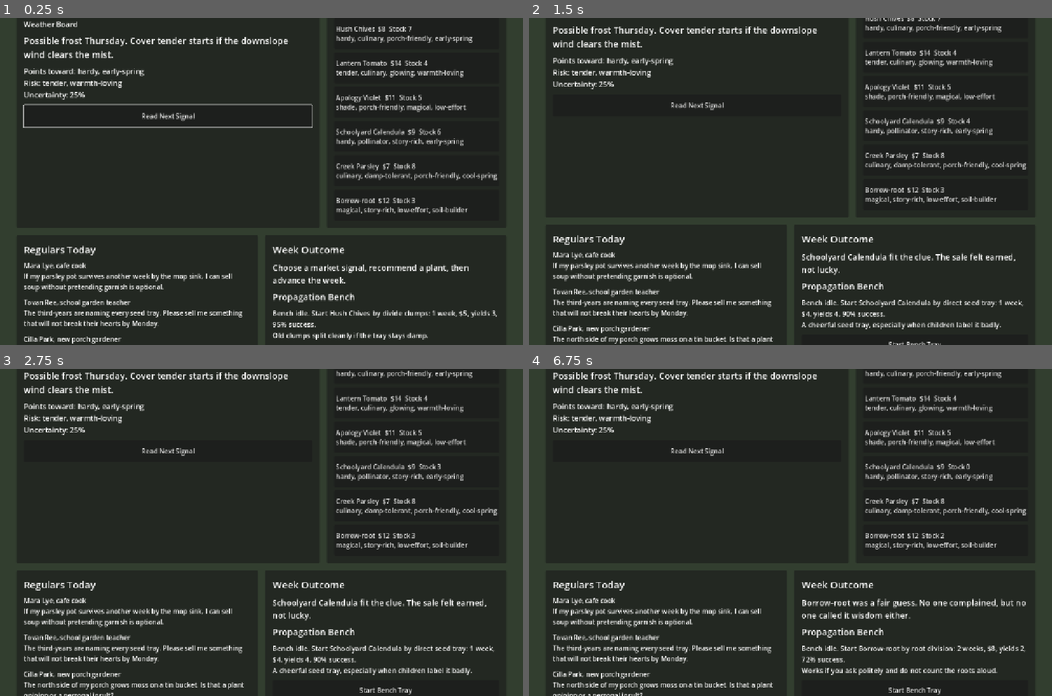
Above: before the commit, frames 1-4 (two rows, left to right).
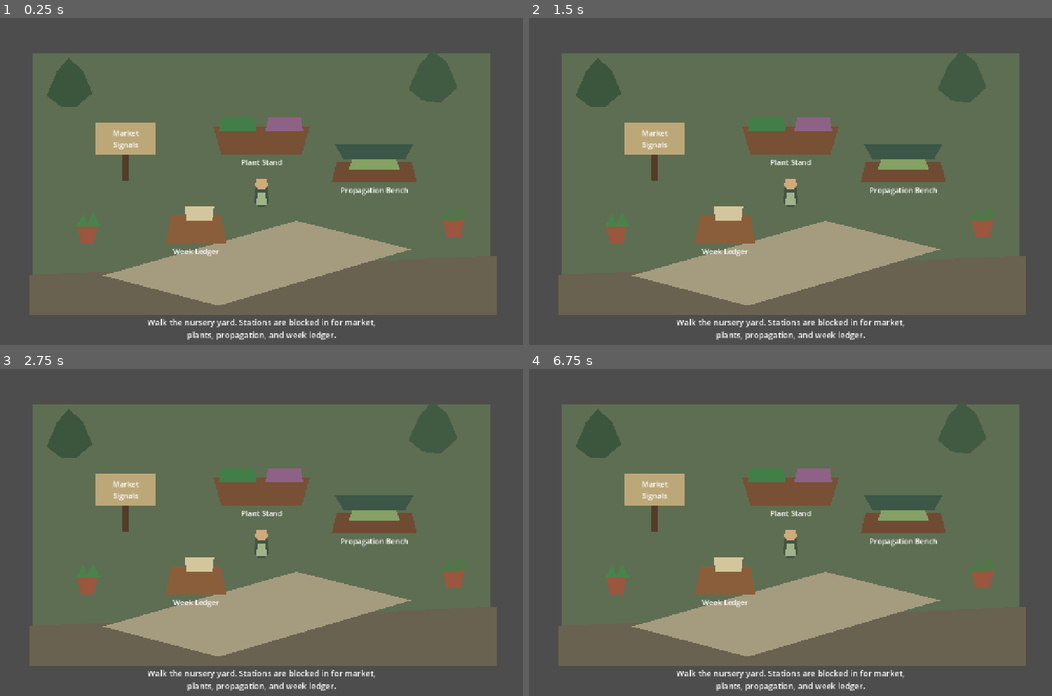
Above: after the commit, the same moments.

Repository: ethan-adams/garden-nursery
Game: Godot game, scene res://scenes/main/main.tscn
Same seed, same stepped clock (60 frames per second), same inputs: the game is played once before the commit and once after it.
Inputs (mouse positions are in pixels of both pictures, inside the frame that each line leads up to):
- Up to frame 1 (0.25 s): no input
- Up to frame 2 (1.5 s): click (947, 135) at 0.5 s, where only the run before the commit has a clickable "Schoolyard Calendula $9 Stock…"; click (947, 132) at 1.25 s, where only the run before the commit has a clickable "Schoolyard Calendula $9 Stock…"
- Up to frame 3 (2.75 s): click (418, 476) at 2 s, where only the run before the commit has a clickable "Schoolyard Calendula $9 Stock…"
- Up to frame 4 (6.75 s): click (947, 470) at 2.75 s, where only the run before the commit has a clickable "Schoolyard Calendula $9 Stock…"; click (947, 470) at 3.5 s, where only the run before the commit has a clickable "Schoolyard Calendula $9 Stock…"; click (947, 470) at 4.25 s, where only the run before the commit has a clickable "Schoolyard Calendula $9 Stock…"; click (947, 470) at 5 s, where only the run before the commit has a clickable "Schoolyard Calendula $9 Stock…"; click (947, 470) at 5.75 s, where only the run before the commit has a clickable "Schoolyard Calendula $9 Stock…"; click (947, 539) at 6.5 s, where only the run before the commit has a clickable "Borrow-root $12 Stock 3 magic…"

The runs differ from the first frame. In frame 1, 98% of the frame differs, in the area x 0-100%, y 0-100%; in frame 2, 98%; in frame 3, 98%; in frame 4, 98%.

Commit message:
feat: add walkable nursery yard foundation

Diff:
--- a/godot/scenes/main/main.tscn
+++ b/godot/scenes/main/main.tscn
@@ -1,6 +1,6 @@
 [gd_scene load_steps=2 format=3 uid="uid://garden_nursery_main"]
 
-[ext_resource type="PackedScene" path="res://scenes/nursery/nursery_stand.tscn" id="1_stand"]
+[ext_resource type="PackedScene" path="res://scenes/nursery/nursery_yard.tscn" id="1_yard"]
 
 [node name="Main" type="Control"]
 layout_mode = 3
@@ -10,10 +10,4 @@
 grow_horizontal = 2
 grow_vertical = 2
 
-[node name="NurseryStand" parent="." instance=ExtResource("1_stand")]
-layout_mode = 1
-anchors_preset = 15
-anchor_right = 1.0
-anchor_bottom = 1.0
-grow_horizontal = 2
-grow_vertical = 2
+[node name="NurseryYard" parent="." instance=ExtResource("1_yard")]
--- /dev/null
+++ b/godot/scenes/nursery/nursery_yard.tscn
@@ -0,0 +1,181 @@
+[gd_scene load_steps=6 format=3 uid="uid://garden_nursery_yard"]
+
+[ext_resource type="PackedScene" path="res://scenes/player/player.tscn" id="1_player"]
+
+[sub_resource type="RectangleShape2D" id="RectangleShape2D_signal"]
+size = Vector2(170, 160)
+
+[sub_resource type="RectangleShape2D" id="RectangleShape2D_stand"]
+size = Vector2(260, 150)
+
+[sub_resource type="RectangleShape2D" id="RectangleShape2D_bench"]
+size = Vector2(230, 150)
+
+[sub_resource type="RectangleShape2D" id="RectangleShape2D_ledger"]
+size = Vector2(170, 140)
+
+[node name="NurseryYard" type="Node2D"]
+
+[node name="Ground" type="Polygon2D" parent="."]
+color = Color(0.372549, 0.431373, 0.321569, 1)
+polygon = PackedVector2Array(80, 88, 1200, 88, 1200, 720, 80, 720)
+
+[node name="WetLane" type="Polygon2D" parent="."]
+color = Color(0.415686, 0.384314, 0.313726, 1)
+polygon = PackedVector2Array(72, 628, 1216, 582, 1216, 726, 72, 726)
+
+[node name="Footpath" type="Polygon2D" parent="."]
+color = Color(0.65098, 0.615686, 0.501961, 1)
+polygon = PackedVector2Array(252, 630, 726, 496, 1006, 566, 535, 704)
+
+[node name="OrchardEdge" type="Node2D" parent="."]
+
+[node name="Tree1" type="Polygon2D" parent="OrchardEdge"]
+position = Vector2(168, 172)
+color = Color(0.231373, 0.337255, 0.239216, 1)
+polygon = PackedVector2Array(-54, 18, -28, -42, 0, -74, 34, -44, 58, 12, 18, 46, -20, 44)
+
+[node name="Tree2" type="Polygon2D" parent="OrchardEdge"]
+position = Vector2(1058, 160)
+color = Color(0.254902, 0.360784, 0.258824, 1)
+polygon = PackedVector2Array(-58, 14, -30, -48, 2, -82, 38, -48, 62, 10, 20, 48, -24, 42)
+
+[node name="SignalBoardStation" type="Area2D" parent="."]
+position = Vector2(308, 322)
+
+[node name="Post" type="Polygon2D" parent="SignalBoardStation"]
+color = Color(0.333333, 0.235294, 0.168627, 1)
+polygon = PackedVector2Array(-8, -12, 8, -12, 8, 78, -8, 78)
+
+[node name="Board" type="Polygon2D" parent="SignalBoardStation"]
+color = Color(0.737255, 0.654902, 0.47451, 1)
+polygon = PackedVector2Array(-74, -66, 74, -66, 74, 12, -74, 12)
+
+[node name="SignalLabel" type="Label" parent="SignalBoardStation"]
+offset_left = -68.0
+offset_top = -54.0
+offset_right = 68.0
+offset_bottom = -12.0
+theme_override_font_sizes/font_size = 18
+text = "Market
+Signals"
+horizontal_alignment = 1
+
+[node name="CollisionShape2D" type="CollisionShape2D" parent="SignalBoardStation"]
+shape = SubResource("RectangleShape2D_signal")
+
+[node name="PlantStandStation" type="Area2D" parent="."]
+position = Vector2(640, 300)
+
+[node name="Table" type="Polygon2D" parent="PlantStandStation"]
+color = Color(0.470588, 0.313726, 0.211765, 1)
+polygon = PackedVector2Array(-118, -34, 118, -34, 98, 34, -98, 34)
+
+[node name="HerbTray" type="Polygon2D" parent="PlantStandStation"]
+position = Vector2(-58, -38)
+color = Color(0.262745, 0.498039, 0.282353, 1)
+polygon = PackedVector2Array(-40, -18, 40, -18, 46, 14, -46, 14)
+
+[node name="FlowerTray" type="Polygon2D" parent="PlantStandStation"]
+position = Vector2(56, -38)
+color = Color(0.560784, 0.384314, 0.533333, 1)
+polygon = PackedVector2Array(-40, -18, 40, -18, 46, 14, -46, 14)
+
+[node name="StandLabel" type="Label" parent="PlantStandStation"]
+offset_left = -92.0
+offset_top = 40.0
+offset_right = 92.0
+offset_bottom = 72.0
+theme_override_font_sizes/font_size = 18
+text = "Plant Stand"
+horizontal_alignment = 1
+
+[node name="CollisionShape2D" type="CollisionShape2D" parent="PlantStandStation"]
+shape = SubResource("RectangleShape2D_stand")
+
+[node name="PropagationBenchStation" type="Area2D" parent="."]
+position = Vector2(916, 380)
+
+[node name="BenchTop" type="Polygon2D" parent="PropagationBenchStation"]
+color = Color(0.439216, 0.294118, 0.2, 1)
+polygon = PackedVector2Array(-92, -28, 92, -28, 104, 22, -104, 22)
+
+[node name="ShadeCloth" type="Polygon2D" parent="PropagationBenchStation"]
+position = Vector2(0, -56)
+color = Color(0.219608, 0.329412, 0.278431, 0.9)
+polygon = PackedVector2Array(-96, -14, 96, -14, 76, 20, -76, 20)
+
+[node name="SeedTray" type="Polygon2D" parent="PropagationBenchStation"]
+position = Vector2(0, -22)
+color = Color(0.521569, 0.631373, 0.396078, 1)
+polygon = PackedVector2Array(-54, -14, 54, -14, 62, 12, -62, 12)
+
+[node name="BenchLabel" type="Label" parent="PropagationBenchStation"]
+offset_left = -104.0
+offset_top = 28.0
+offset_right = 104.0
+offset_bottom = 58.0
+theme_override_font_sizes/font_size = 18
+text = "Propagation Bench"
+horizontal_alignment = 1
+
+[node name="CollisionShape2D" type="CollisionShape2D" parent="PropagationBenchStation"]
+shape = SubResource("RectangleShape2D_bench")
+
+[node name="LedgerStation" type="Area2D" parent="."]
+position = Vector2(480, 520)
+
+[node name="Crate" type="Polygon2D" parent="LedgerStation"]
+color = Color(0.545098, 0.372549, 0.235294, 1)
+polygon = PackedVector2Array(-62, -36, 62, -36, 74, 32, -74, 32)
+
+[node name="Ledger" type="Polygon2D" parent="LedgerStation"]
+position = Vector2(8, -42)
+color = Color(0.831373, 0.780392, 0.615686, 1)
+polygon = PackedVector2Array(-36, -18, 36, -18, 32, 18, -32, 18)
+
+[node name="LedgerLabel" type="Label" parent="LedgerStation"]
+offset_left = -70.0
+offset_top = 38.0
+offset_right = 70.0
+offset_bottom = 68.0
+theme_override_font_sizes/font_size = 18
+text = "Week Ledger"
+horizontal_alignment = 1
+
+[node name="CollisionShape2D" type="CollisionShape2D" parent="LedgerStation"]
+shape = SubResource("RectangleShape2D_ledger")
+
+[node name="PorchPots" type="Node2D" parent="."]
+
+[node name="PotA" type="Polygon2D" parent="PorchPots"]
+position = Vector2(214, 524)
+color = Color(0.607843, 0.341176, 0.247059, 1)
+polygon = PackedVector2Array(-24, -12, 24, -12, 16, 28, -16, 28)
+
+[node name="PlantA" type="Polygon2D" parent="PorchPots/PotA"]
+position = Vector2(0, -20)
+color = Color(0.282353, 0.513726, 0.298039, 1)
+polygon = PackedVector2Array(-30, 8, -10, -24, 0, 0, 14, -28, 32, 6)
+
+[node name="PotB" type="Polygon2D" parent="PorchPots"]
+position = Vector2(1110, 506)
+color = Color(0.607843, 0.341176, 0.247059, 1)
+polygon = PackedVector2Array(-26, -12, 26, -12, 18, 30, -18, 30)
+
+[node name="PlantB" type="Polygon2D" parent="PorchPots/PotB"]
+position = Vector2(0, -20)
+color = Color(0.313726, 0.470588, 0.282353, 1)
+polygon = PackedVector2Array(-32, 10, -12, -22, 2, -4, 18, -30, 34, 8)
+
+[node name="Player" parent="." instance=ExtResource("1_player")]
+
+[node name="YardHint" type="Label" parent="."]
+offset_left = 356.0
+offset_top = 730.0
+offset_right = 924.0
+offset_bottom = 770.0
+theme_override_font_sizes/font_size = 20
+text = "Walk the nursery yard. Stations are blocked in for market, plants, propagation, and week ledger."
+horizontal_alignment = 1
+autowrap_mode = 3
--- /dev/null
+++ b/godot/scenes/player/player.tscn
@@ -0,0 +1,35 @@
+[gd_scene load_steps=3 format=3 uid="uid://garden_nursery_player"]
+
+[ext_resource type="Script" path="res://scripts/player/player_controller.gd" id="1_player_controller"]
+
+[sub_resource type="CapsuleShape2D" id="CapsuleShape2D_player"]
+radius = 18.0
+height = 44.0
+
+[node name="Player" type="CharacterBody2D"]
+position = Vector2(640, 438)
+script = ExtResource("1_player_controller")
+
+[node name="CollisionShape2D" type="CollisionShape2D" parent="."]
+shape = SubResource("CapsuleShape2D_player")
+
+[node name="Body" type="Polygon2D" parent="."]
+color = Color(0.254902, 0.333333, 0.278431, 1)
+polygon = PackedVector2Array(-15, -22, 15, -22, 18, 12, 8, 25, -8, 25, -18, 12)
+
+[node name="Apron" type="Polygon2D" parent="."]
+color = Color(0.631373, 0.705882, 0.545098, 1)
+polygon = PackedVector2Array(-10, -11, 10, -11, 13, 20, -13, 20)
+
+[node name="Head" type="Polygon2D" parent="."]
+color = Color(0.823529, 0.666667, 0.490196, 1)
+polygon = PackedVector2Array(-12, -45, 12, -45, 15, -28, 8, -18, -8, -18, -15, -28)
+
+[node name="Camera2D" type="Camera2D" parent="."]
+enabled = true
+position_smoothing_enabled = true
+position_smoothing_speed = 6.0
+limit_left = 120
+limit_top = 80
+limit_right = 1160
+limit_bottom = 720
--- /dev/null
+++ b/godot/scripts/player/player_controller.gd
@@ -0,0 +1,10 @@
+extends CharacterBody2D
+
+@export var move_speed := 230.0
+@export var acceleration := 14.0
+
+func _physics_process(delta: float) -> void:
+	var input_direction := Input.get_vector("ui_left", "ui_right", "ui_up", "ui_down")
+	var target_velocity := input_direction * move_speed
+	velocity = velocity.lerp(target_velocity, min(1.0, acceleration * delta))
+	move_and_slide()
Not shown, changed: docs/issue-backlog.md
Not shown, changed: docs/roadmap.md
Not shown, changed: docs/session-handoff.md
